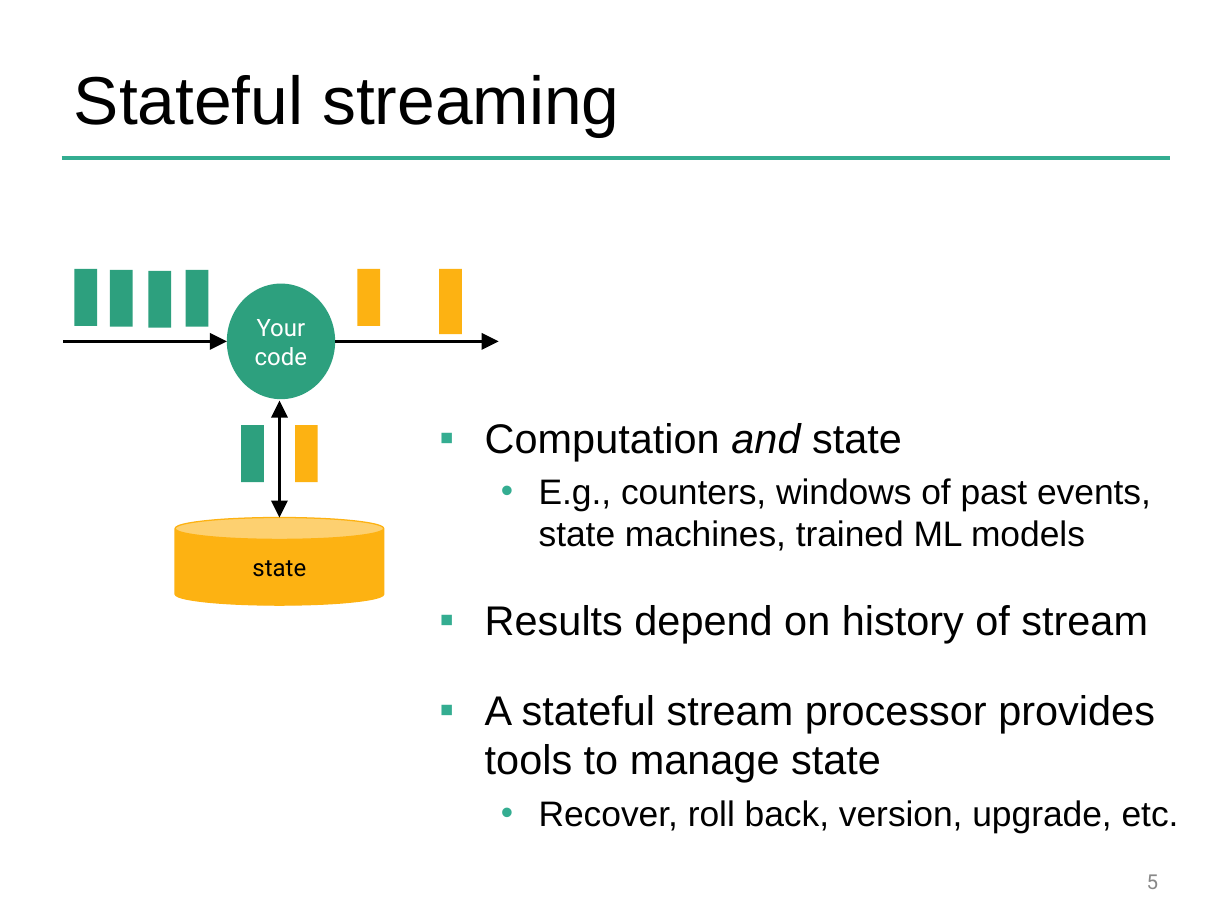
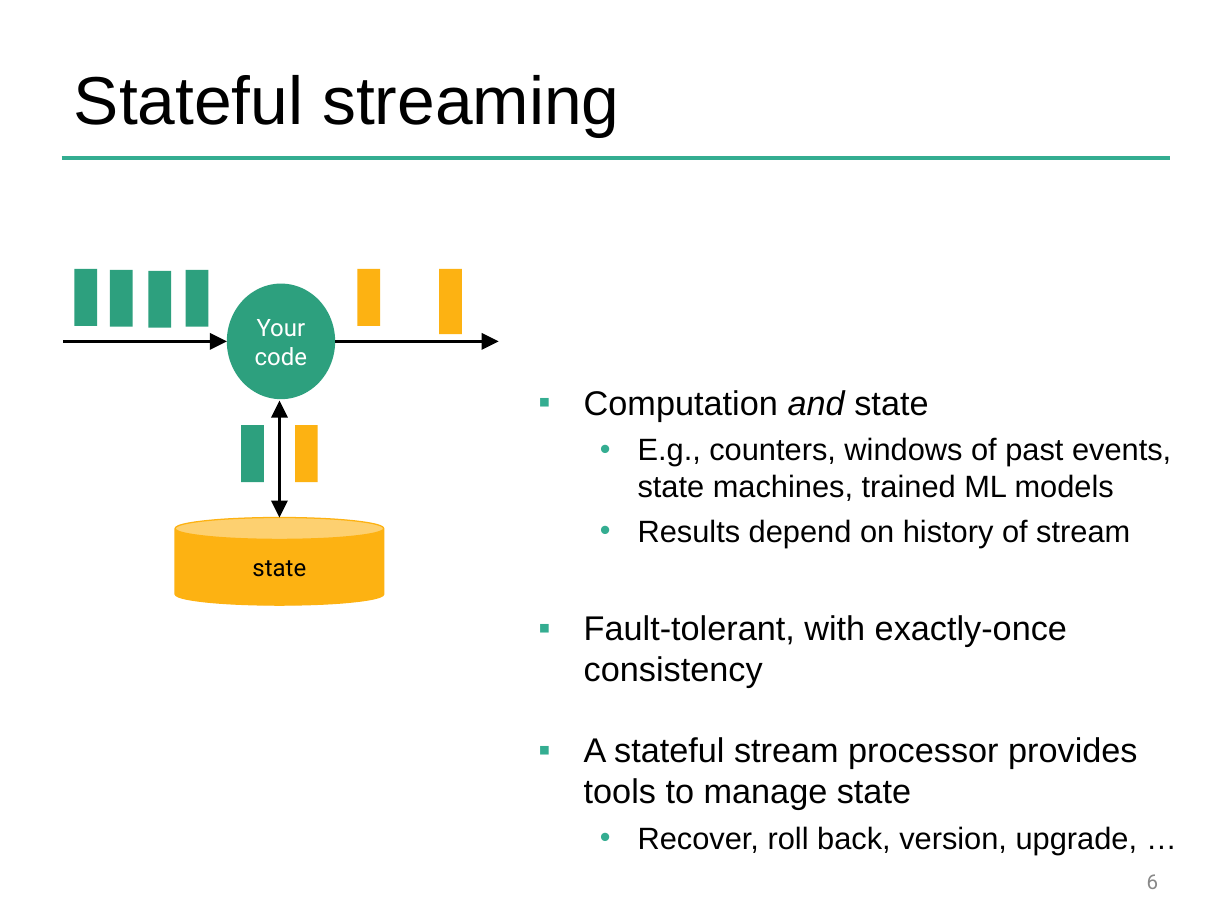
Before and after one commit to dataArtisans/flink-training-web, a slide deck: slide 6 of slides/flink_overview.pptx (slide 5 before the commit). Drawn at 1232x924 pixels with LibreOffice and Linux fonts; fonts in the diff are those of the drawing; background and template pictures are left out. Boxes give left, top, right and bottom in pixels: in the first picture for what was removed or moved away, otherwise in the second. Text is boxed around its words. In the diff, an @@ line names an element or a change of style, - is before the commit and + after.

Commit message:
Updates to setup instructions and slides. Removed custom connector section, moved fault tolerance guarantees to the connector slides.

```diff
--- a/slides/flink_overview.pptx
+++ b/slides/flink_overview.pptx
@@ text "Computation and state": place and size @@
-text "Computation and state" at (485, 423, 1179, 833)
+text "Computation and state" at (584, 390, 1171, 854)
@@ text at (584, 390, 1171, 810): size 24.2 to 20 pt in "Computation and state", "A stateful stream processor provides tools to ..."; size 20.7 to 18 pt in "E.g., counters, windows of past events, state ..."; size 24.2 to 18 pt in "Results depend on history of stream"; bullet ▪ to •; list level 1 to 2 in "Results depend on history of ..." @@
@@ text at (584, 615, 1067, 688): paragraph added @@
+▪ Fault-tolerant, with exactly-once consistency
@@ text at (638, 826, 1138, 854): text changed; size 20.7 to 18 pt @@
-  • Recover, roll back, version, upgrade, etc.
+  • Recover, roll back, version, upgrade, …
@@ page number at (1147, 874, 1159, 889): text changed @@
-5
+6
```
Also in this commit, not shown: 2 other slides changed, 2 slides added, 10 other files.
